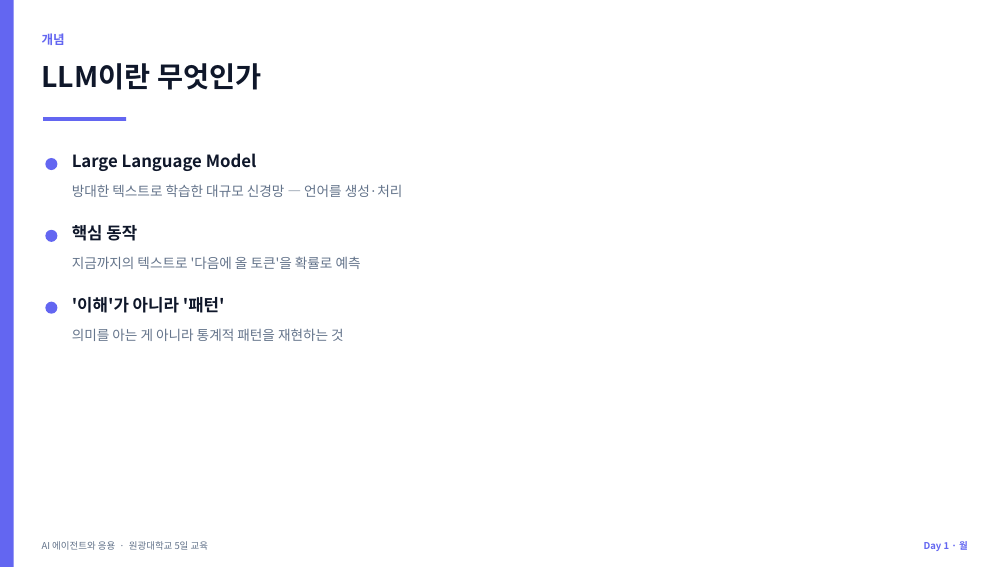
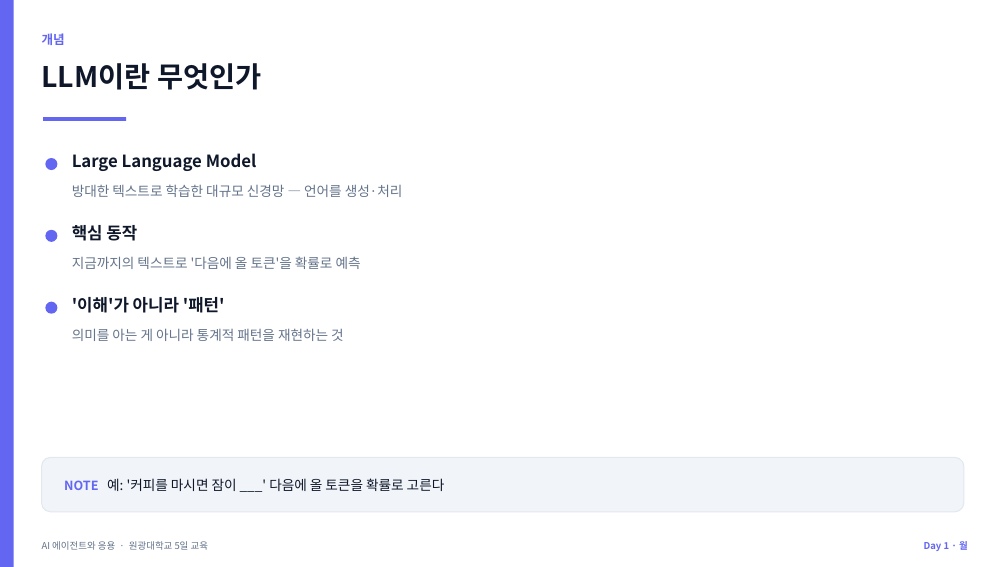
Before and after one commit to jyshin-22/wku-ai-agent-program, a slide deck: slide 6 of slides/day1.pptx. Drawn at 1008x567 pixels with LibreOffice and Linux fonts; fonts in the diff are those of the drawing. Boxes give left, top, right and bottom in pixels: in the first picture for what was removed or moved away, otherwise in the second. Text is boxed around its words. In the diff, an @@ line names an element or a change of style, - is before the commit and + after.

```diff
--- a/slides/day1.pptx
+++ b/slides/day1.pptx
@@ rounded rectangle added at bbox=[42, 457, 964, 512], fill #F1F5F9, outline #E2E8F0 1 pt @@
@@ text added at bbox=[64, 478, 445, 491], 13 pt, text #0F172A @@
+NOTE 예: '커피를 마시면 잠이 ___' 다음에 올 토큰을 확률로 고른다
```
Also in this commit, not shown: 5 other slides changed, 9 other files.
